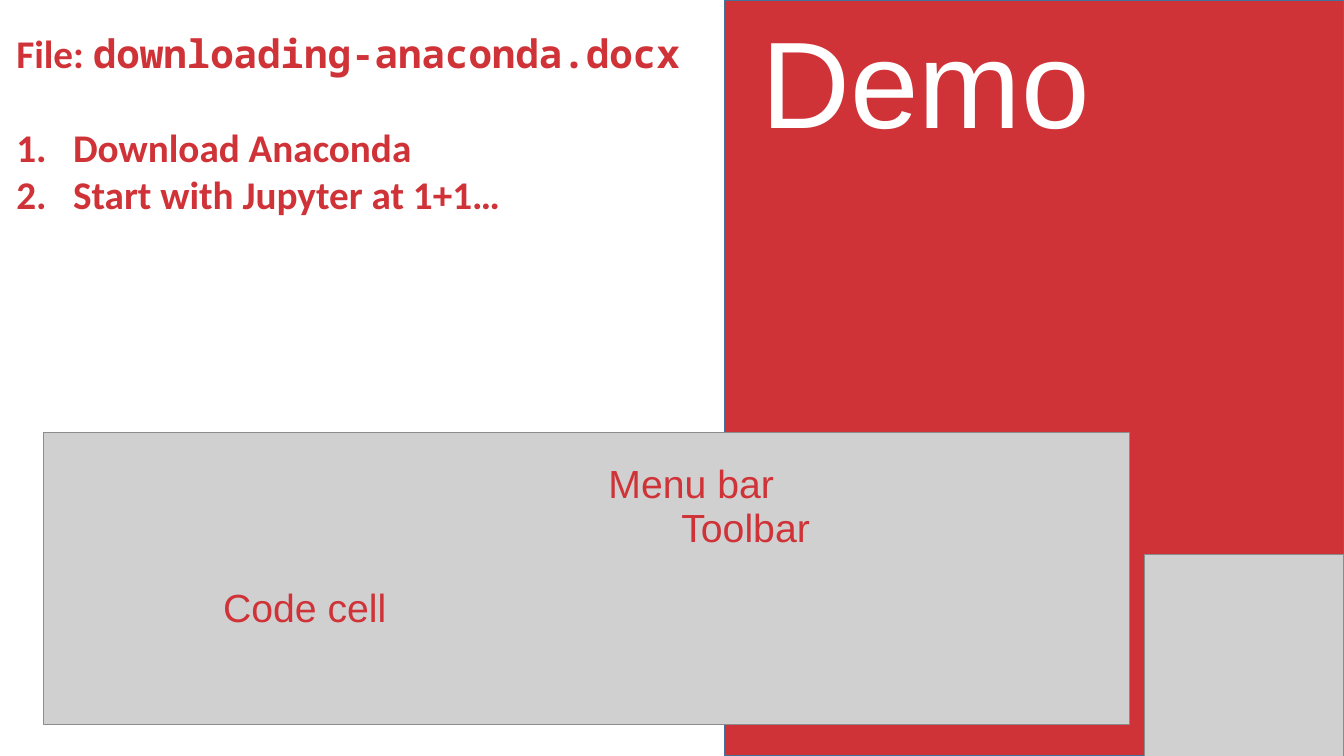
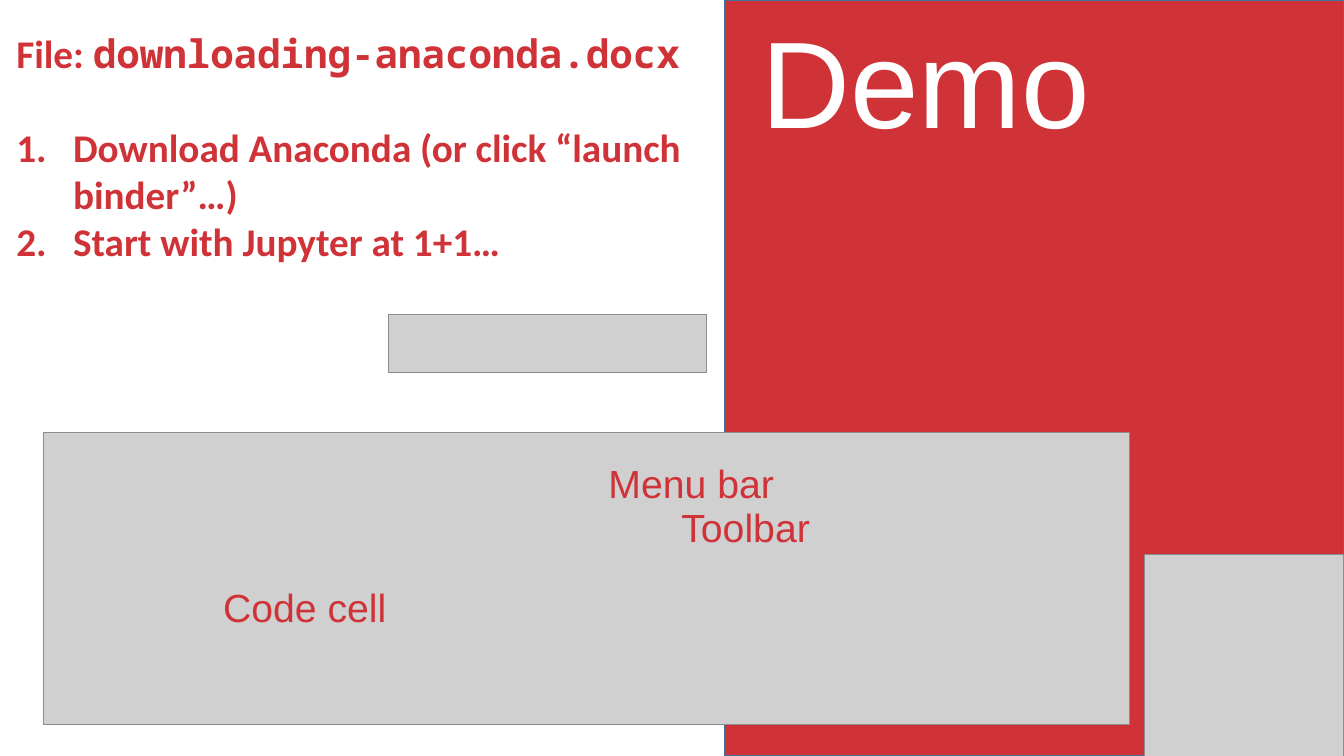
Before and after one commit to stringfestdata/python-for-excel-users-crash-course, a slide deck: slide 7 of python-excel-users-crash-course.pptx. Drawn at 1344x756 pixels with LibreOffice and Linux fonts; fonts in the diff are those of the drawing; grey boxes stand for pictures. Boxes give left, top, right and bottom in pixels: in the first picture for what was removed or moved away, otherwise in the second. Text is boxed around its words. In the diff, an @@ line names an element or a change of style, - is before the commit and + after.

```diff
--- a/python-excel-users-crash-course.pptx
+++ b/python-excel-users-crash-course.pptx
@@ text at <box>73,133,680,215</box>: text changed @@
-1. Download Anaconda
+1. Download Anaconda (or click “launch binder”…)
@@ picture added at <box>389,315,708,373</box> @@
```
Also in this commit, not shown: 2 other slides changed, 1 slide removed, 2 other files.
